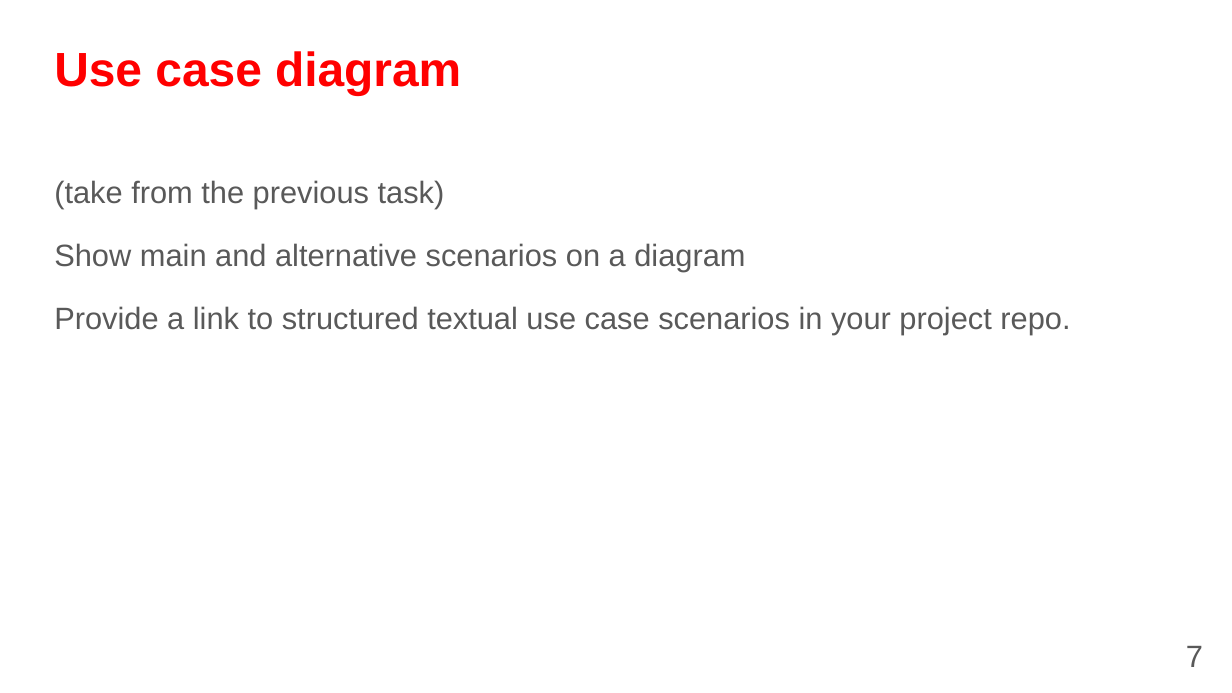
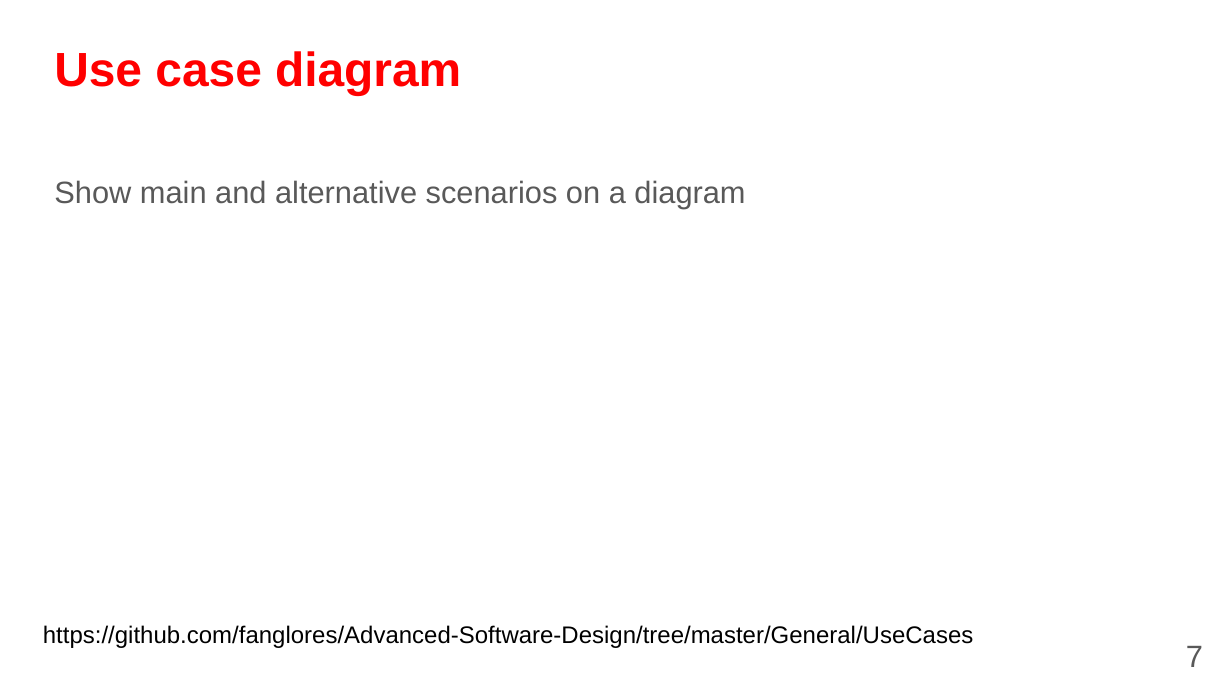
Before and after one commit to fanglores/Advanced-Software-Design, a slide deck: slide 7 of PracticeTasks/Final_Task/K8C_FinalTask1_(Task8).pptx. Drawn at 1232x693 pixels with LibreOffice and Linux fonts; fonts in the diff are those of the drawing. Boxes give left, top, right and bottom in pixels: in the first picture for what was removed or moved away, otherwise in the second. Text is boxed around its words. In the diff, an @@ line names an element or a change of style, - is before the commit and + after.

Commit message:
fix task5

```diff
--- a/PracticeTasks/Final_Task/K8C_FinalTask1_(Task8).pptx
+++ b/PracticeTasks/Final_Task/K8C_FinalTask1_(Task8).pptx
@@ text at [54, 180, 445, 209]: paragraph removed @@
-(take from the previous task)
@@ text at [54, 306, 1070, 335]: paragraph removed @@
-Provide a link to structured textual use case scenarios in your project repo.
@@ text added at [43, 625, 973, 648], 14 pt, text #000000 @@
+https://github.com/fanglores/Advanced-Software-Design/tree/master/General/UseCases
```
Also in this commit, not shown: 2 other files.
